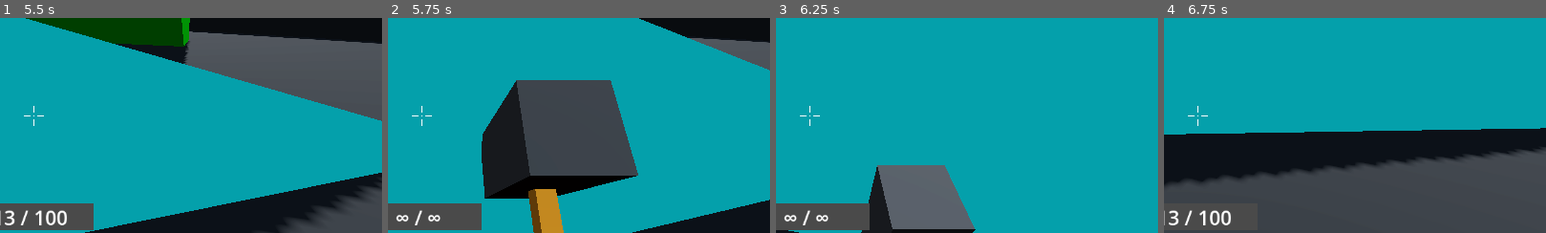
Above: before the commit, frames 1-4 (left to right).
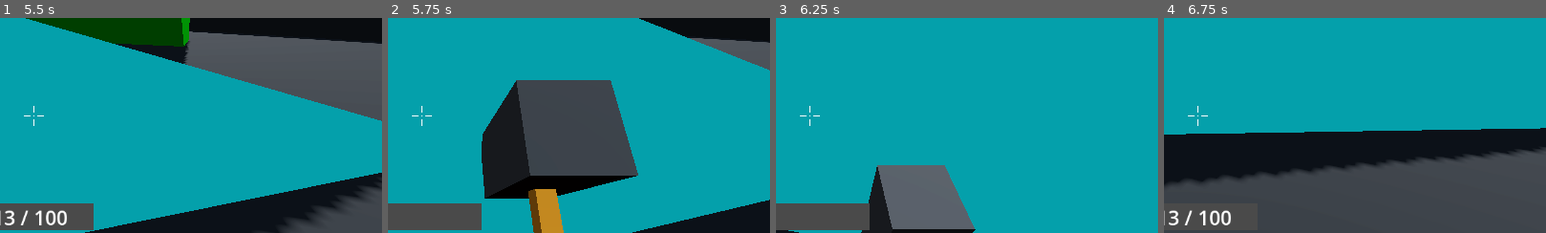
Above: after the commit, the same moments.

Repository: sergei-srednyak/Simple-Multiplayer-FPS-in-Godot
Game: Godot game, scene res://main/main.tscn
Two runs of this game, one before a commit and one after it. Both use one fixed random seed, a clock stepped at 60 frames per second and the inputs below.
Inputs (mouse positions are % of the whole screen's width and height, from its top left):
- Up to frame 1 (5.5 s): click (50, 36) at 0.52 s; type "12" at 0.6 s; click "Host" at 1.25 s; tap Enter (ui_accept) at 2, 2.27, 3.02, 4.52, 5.27 s; move the mouse to (55, 50) at 2.02 s; hold D (right) 2.03-2.78 s; hold Ctrl (crouch) 2.03-2.78 s; move the mouse to (45, 50) at 2.77 s; hold S (back) 2.78-3.53 s; tap W (foward) at 2.85 s; move the mouse to (52, 48) at 3.52 s; press the mouse at (52, 48) at 3.53 s; hold D (right) 3.53-5.03 s; move the mouse to (49, 52) at 4.27 s; release the mouse at (49, 52) at 4.28 s; tap Shift (sprint) at 4.35 s; move the mouse to (57, 51) at 5.02 s; hold A (left) from 5.03 s (still down); hold 1 (weapon1) from 5.03 s (still down)
- Up to frame 2 (5.75 s): keep holding A (left); keep holding 1 (weapon1); tap R (reload) at 5.65 s
- Up to frame 3 (6.25 s): keep holding A (left); move the mouse to (42, 49) at 5.77 s; release 1 (weapon1) at 5.78 s; tap 2 (weapon2) at 5.85 s; tap Enter (ui_accept) at 6.02 s
- Up to frame 4 (6.75 s): move the mouse to (51, 50) at 6.52 s; release A (left) at 6.53 s; hold S (back) from 6.53 s (still down); hold Ctrl (crouch) from 6.53 s (still down)
The pictures show only the part of the screen within x 46-96%, y 27-77%; the shares and areas given below are measured in that part.

Frame 1 is identical in both runs. In frame 2, 0.2% of the frame differs, in the area x 2-14%, y 89-97%; in frame 3, 0.2%; in frame 4, nothing differs.
Error in both runs: Assertion failed: UPNP Discover Failed! Error 24 (res://main/main.gd:65)

Commit message:
Update player.gd

Diff:
--- a/player/player.gd
+++ b/player/player.gd
@@ -179,7 +179,7 @@
 	if m.type == "gun":
 		bullet_label.text = str(m.current_bullets) + " / " + str(m.total_bullets)
 	else:
-		bullet_label.text = "∞ / ∞"
+		bullet_label.text = ""
 
 	# firing and reloading
 	if Input.is_action_pressed("function1") and Input.get_mouse_mode() == Input.MOUSE_MODE_CAPTURED:
